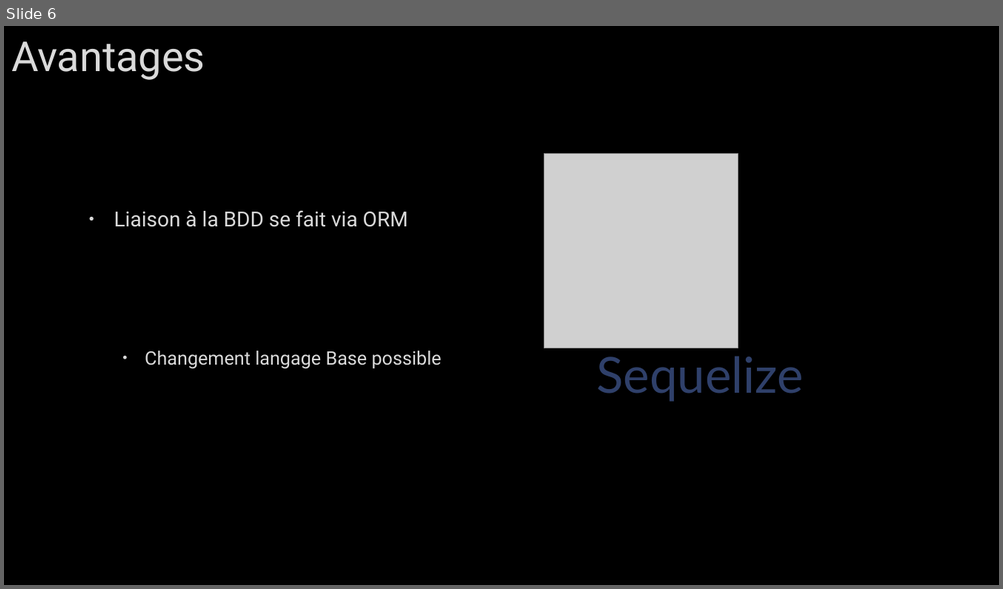
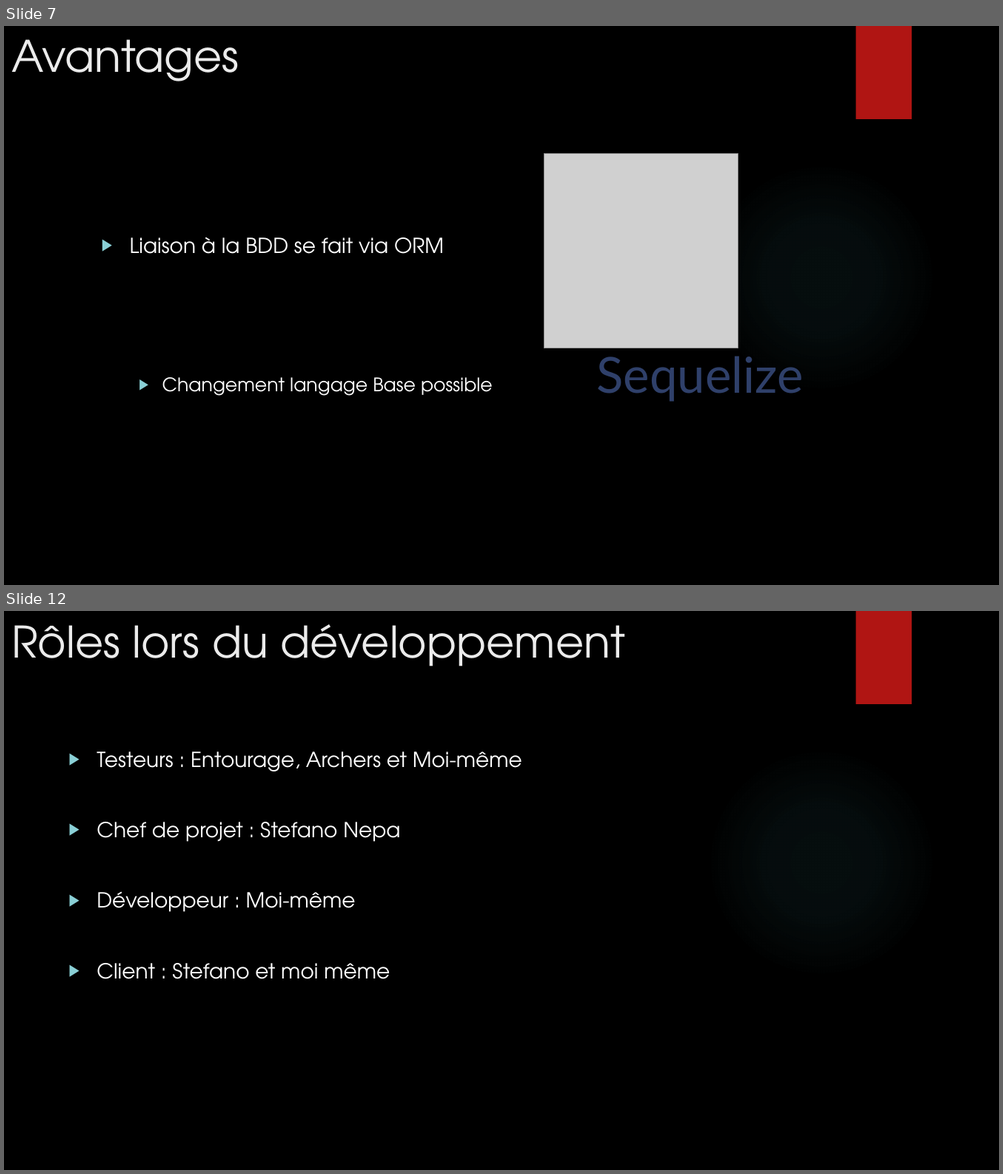
Before and after one commit to mbonjour/Shoot4Stats, a slide deck: Documentation/Défense/Shoot4stats.pptx. Shown one above the other, each under a label of ours: slide 6 before the commit, slides 7 and 12 after it; the slides between them are not shown. The pictures are 1003x589 and 1003x1174 pixels, drawn with LibreOffice and Linux fonts; fonts in the diff are those of the drawing; grey boxes stand for pictures; background and template pictures are left out. Boxes give left, top, right and bottom in pixels: in the first picture for what was removed or moved away, otherwise in the second. Text is boxed around its words. In the diff, an @@ line names an element or a change of style, - is before the commit and + after.

```diff
--- a/Documentation/Défense/Shoot4stats.pptx
+++ b/Documentation/Défense/Shoot4stats.pptx
@@ slide 12 added at bbox=[4, 611, 999, 1170], background picture (left out); not listed: 2 template elements that a slide beside it also shows @@
@@ title added at bbox=[11, 624, 625, 667], 42 pt, text #EBEBEB @@
+Rôles lors du développement
@@ text added at bbox=[96, 752, 522, 980], 20 pt, text #FFFFFF @@
+▶ Testeurs : Entourage, Archers et Moi-même
+▶ Chef de projet : Stefano Nepa
+▶ Développeur : Moi-même
+▶ Client : Stefano et moi même
@@ what was slide 6 is now slide 7 @@
@@ slide 7 changed as well @@
@@ title "Avantages" at bbox=[11, 39, 239, 82]: size 40 to 42 pt, font Roboto to TeX Gyre Adventor, text colour #DADADA to #EBEBEB, letter outline #404040 0.75 pt to none; vertical alignment middle to top @@
@@ rectangle added at bbox=[855, 26, 911, 119], fill #B01513 @@
@@ text "Liaison à la BDD se ...": place and size @@
-text "Liaison à la BDD se ..." at bbox=[114, 210, 441, 369]
+text "Liaison à la BDD se ..." at bbox=[130, 237, 492, 396]
@@ text "Liaison à la BDD se ..." at bbox=[130, 237, 492, 396]: font Roboto to TeX Gyre Adventor, text colour #DADADA to #FFFFFF, letter outline #404040 0.75 pt to none; bullet • to ▶; bullet colour #DADADA to #8AD0D6 @@
```
Also in this commit, not shown: 9 other slides changed, 2 other slides added, 1 slide removed.
